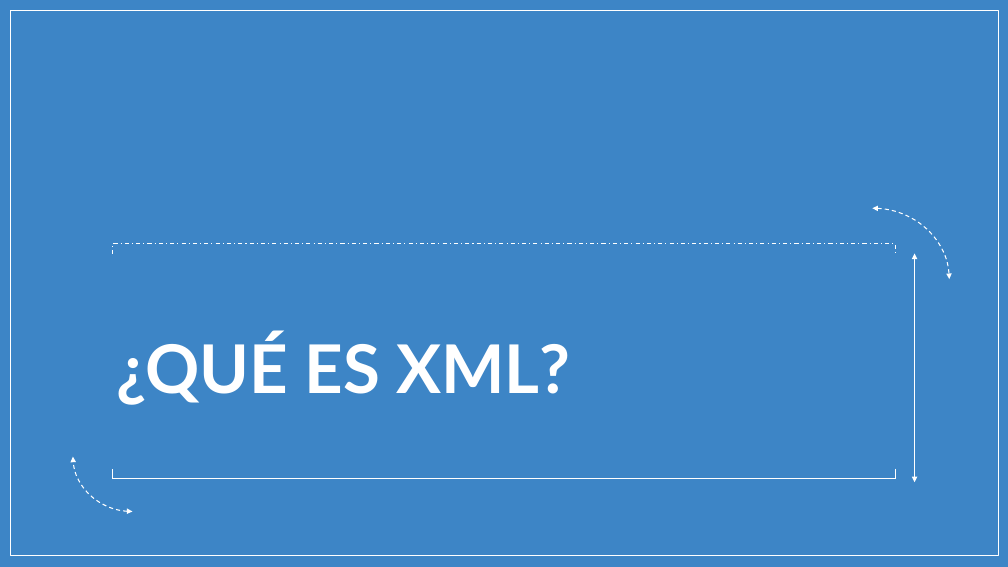
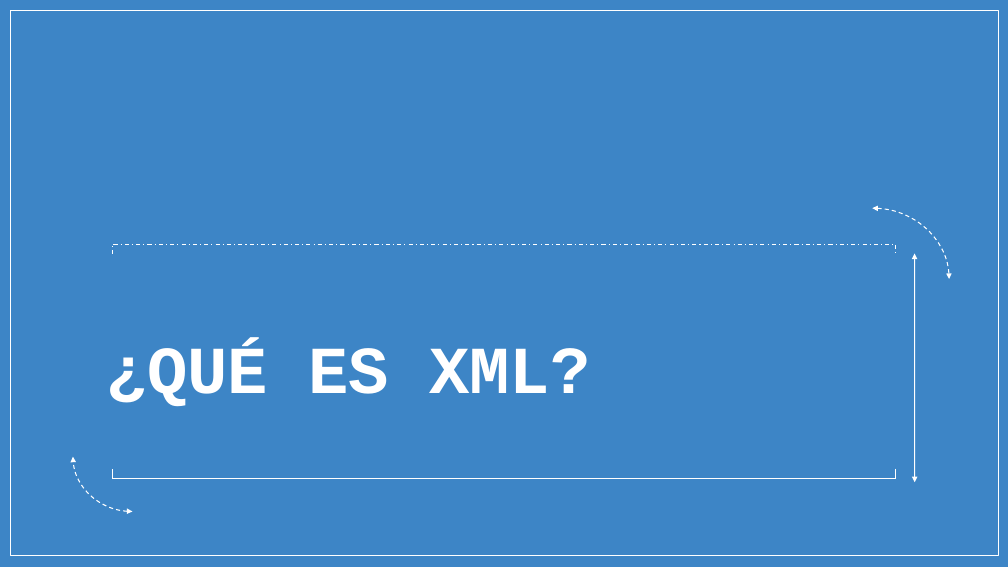
Before and after one commit to micarsan/DAW1-CSS_Avanzado, a slide deck: slide 1 of xml/PARTE 1 - STORY 01 Y 02 - XML y RSS.pptx. Drawn at 1008x567 pixels with LibreOffice and Linux fonts; fonts in the diff are those of the drawing; background and template pictures are left out. Boxes give left, top, right and bottom in pixels: in the first picture for what was removed or moved away, otherwise in the second. Text is boxed around its words. In the diff, an @@ line names an element or a change of style, - is before the commit and + after.

```diff
--- a/xml/PARTE 1 - STORY 01 Y 02 - XML y RSS.pptx
+++ b/xml/PARTE 1 - STORY 01 Y 02 - XML y RSS.pptx
@@ title "¿QUÉ ES XML?" at (107, 345, 590, 406): font Lato to Courier New @@
```
Also in this commit, not shown: 12 other slides changed, 8 slides added.
